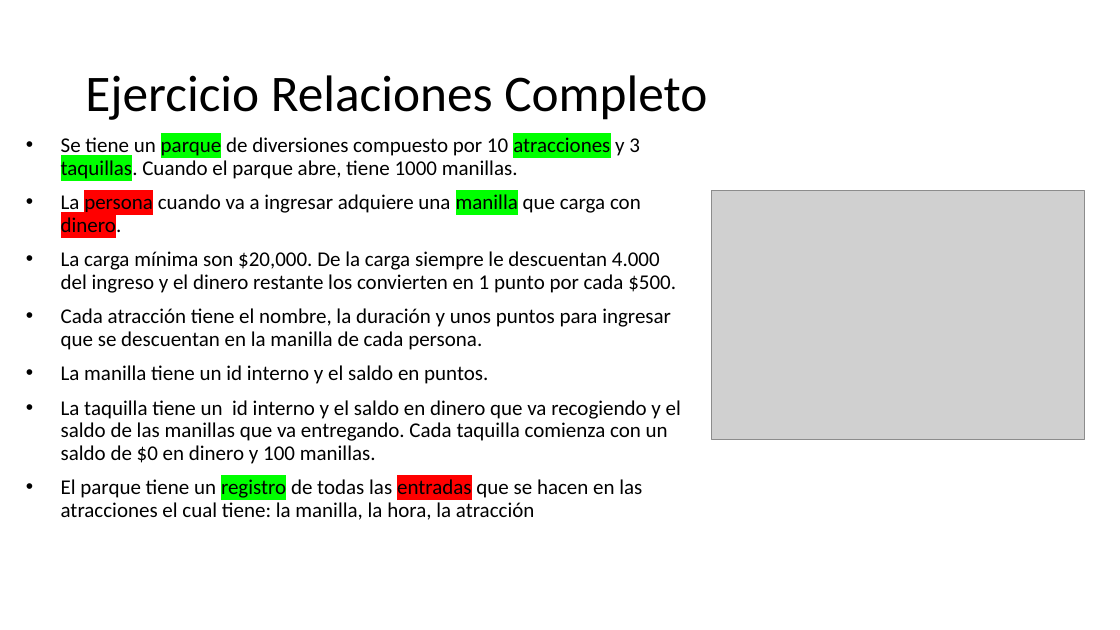
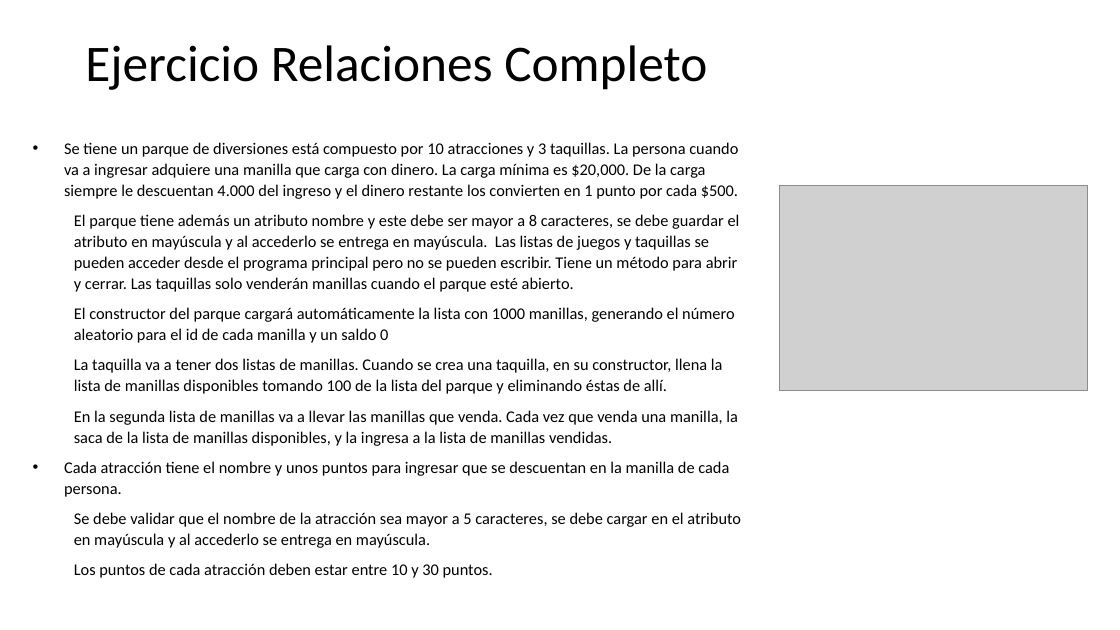
Before and after one commit to CesarLopez-Profe/Paradigmas_de_Programacion, a slide deck: slide 10 of Slides/POO/4 Relaciones entre clases.pptx. Drawn at 1120x630 pixels with LibreOffice and Linux fonts; fonts in the diff are those of the drawing; grey boxes stand for pictures; background and template pictures are left out. Boxes give left, top, right and bottom in pixels: in the first picture for what was removed or moved away, otherwise in the second. Text is boxed around its words. In the diff, an @@ line names an element or a change of style, - is before the commit and + after.

Commit message:
Ejercicio Parque

```diff
--- a/Slides/POO/4 Relaciones entre clases.pptx
+++ b/Slides/POO/4 Relaciones entre clases.pptx
@@ title "Ejercicio Relaciones Completo" moved from (x1=85, y1=75, x2=707, y2=120) to (x1=85, y1=45, x2=707, y2=90) @@
@@ text removed at (x1=61, y1=134, x2=681, y2=520) @@
-• Se tiene un parque de diversiones compuesto por 10 atracciones y 3 taquillas. Cuando el parque abre, tiene 1000 manillas.
-• La persona cuando va a ingresar adquiere una manilla que carga con dinero.
-• La carga mínima son $20,000. De la carga siempre le descuentan 4.000 del ingreso y el dinero restante los convierten en 1 punto por cada $500.
-• Cada atracción tiene el nombre, la duración y unos puntos para ingresar que se descuentan en la manilla de cada persona.
-• La manilla tiene un id interno y el saldo en puntos.
-• La taquilla tiene un id interno y el saldo en dinero que va recogiendo y el saldo de las manillas que va entregando. Cada taquilla comienza con un saldo de $0 en dinero y 100 manillas.
-• El parque tiene un registro de todas las entradas que se hacen en las atracciones el cual tiene: la manilla, la hora, la atracción
@@ text added at (x1=64, y1=142, x2=741, y2=578), 14 pt, text #000000 @@
+• Se tiene un parque de diversiones está compuesto por 10 atracciones y 3 taquillas. La persona cuando va a ingresar adquiere una manilla que carga con dinero. La carga mínima es $20,000. De la carga siempre le descuentan 4.000 del ingreso y el dinero restante los convierten en 1 punto por cada $500.
+El parque tiene además un atributo nombre y este debe ser mayor a 8 caracteres, se debe guardar el atributo en mayúscula y al accederlo se entrega en mayúscula. Las listas de juegos y taquillas se pueden acceder desde el programa principal pero no se pueden escribir. Tiene un método para abrir y cerrar. Las taquillas solo venderán manillas cuando el parque esté abierto.
+El constructor del parque cargará automáticamente la lista con 1000 manillas, generando el número aleatorio para el id de cada manilla y un saldo 0
+La taquilla va a tener dos listas de manillas. Cuando se crea una taquilla, en su constructor, llena la lista de manillas disponibles tomando 100 de la lista del parque y eliminando éstas de allí.
+En la segunda lista de manillas va a llevar las manillas que venda. Cada vez que venda una manilla, la saca de la lista de manillas disponibles, y la ingresa a la lista de manillas vendidas.
+• Cada atracción tiene el nombre y unos puntos para ingresar que se descuentan en la manilla de cada persona.
+Se debe validar que el nombre de la atracción sea mayor a 5 caracteres, se debe cargar en el atributo en mayúscula y al accederlo se entrega en mayúscula.
+Los puntos de cada atracción deben estar entre 10 y 30 puntos.
@@ picture resized from (x1=712, y1=191, x2=1085, y2=439) to (x1=780, y1=186, x2=1087, y2=391) @@
```
Also in this commit, not shown: 1 slide added, 3 other files.
